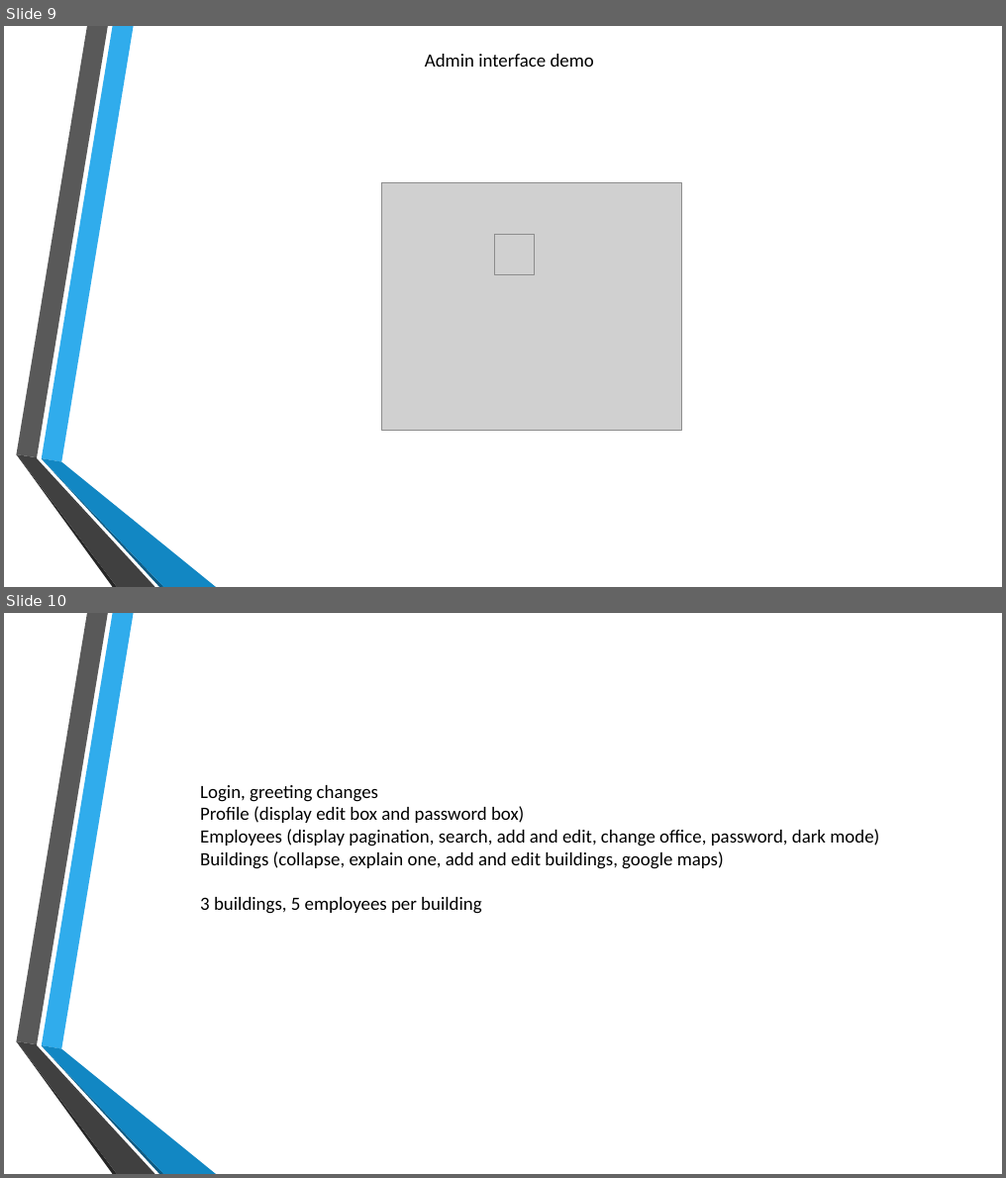
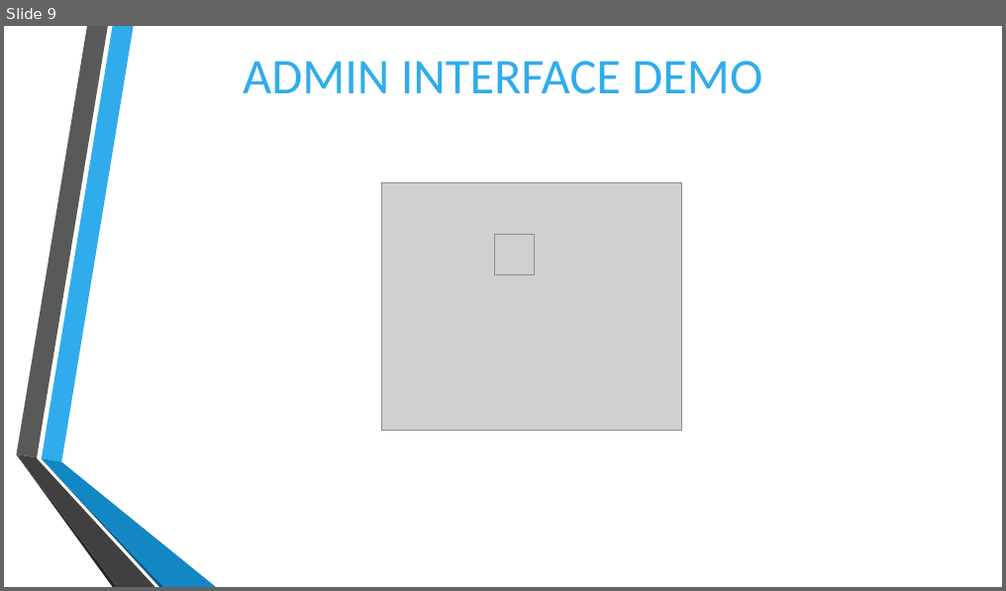
Before and after one commit to cos301-2019-se/Smart-NFC-Card-Applications, a slide deck: Documentation/Demo 3/Demo3 Presentation.pptx. Shown one above the other, each under a label of ours: slides 9 and 10 before the commit, slide 9 after it. The pictures are 1006x1178 and 1006x591 pixels, drawn with LibreOffice and Linux fonts; fonts in the diff are those of the drawing; grey boxes stand for pictures; background and template pictures are left out. Boxes give left, top, right and bottom in pixels: in the first picture for what was removed or moved away, otherwise in the second. Text is boxed around its words. In the diff, an @@ line names an element or a change of style, - is before the commit and + after.

Commit message:
Finished demo 3 presentation

```diff
--- a/Documentation/Demo 3/Demo3 Presentation.pptx
+++ b/Documentation/Demo 3/Demo3 Presentation.pptx
@@ slide 10 removed at (4,613,1002,1174), background picture (left out); not listed: 6 template elements that a slide beside it also shows @@
@@ text removed at (200,785,879,914) @@
-Login, greeting changes
-Profile (display edit box and password box)
-Employees (display pagination, search, add and edit, change office, password, dark mode)
-Buildings (collapse, explain one, add and edit buildings, google maps)
-3 buildings, 5 employees per building
@@ slide 9 changed as well @@
@@ text at (243,61,762,94): text changed; size 18 to 48 pt; text colour #000000 to #30ACEC @@
-Admin interface demo
+ADMIN INTERFACE DEMO
```
Also in this commit, not shown: 9 other slides changed, 1 slide added, 2 other slides removed.
